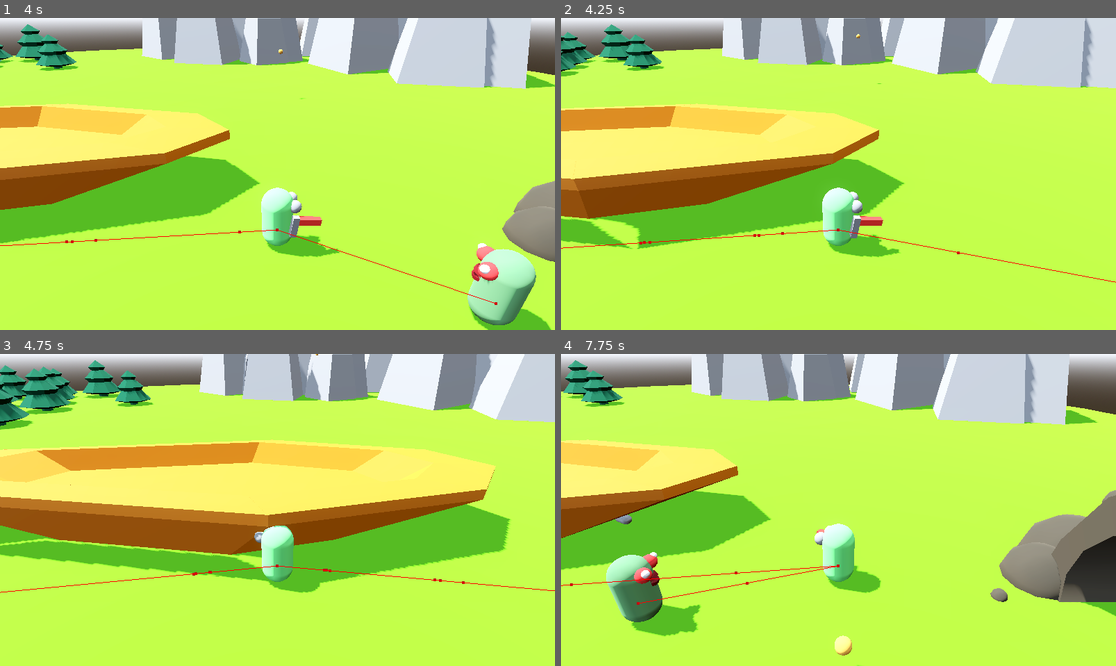
Above: before the commit, frames 1-4 (two rows, left to right).
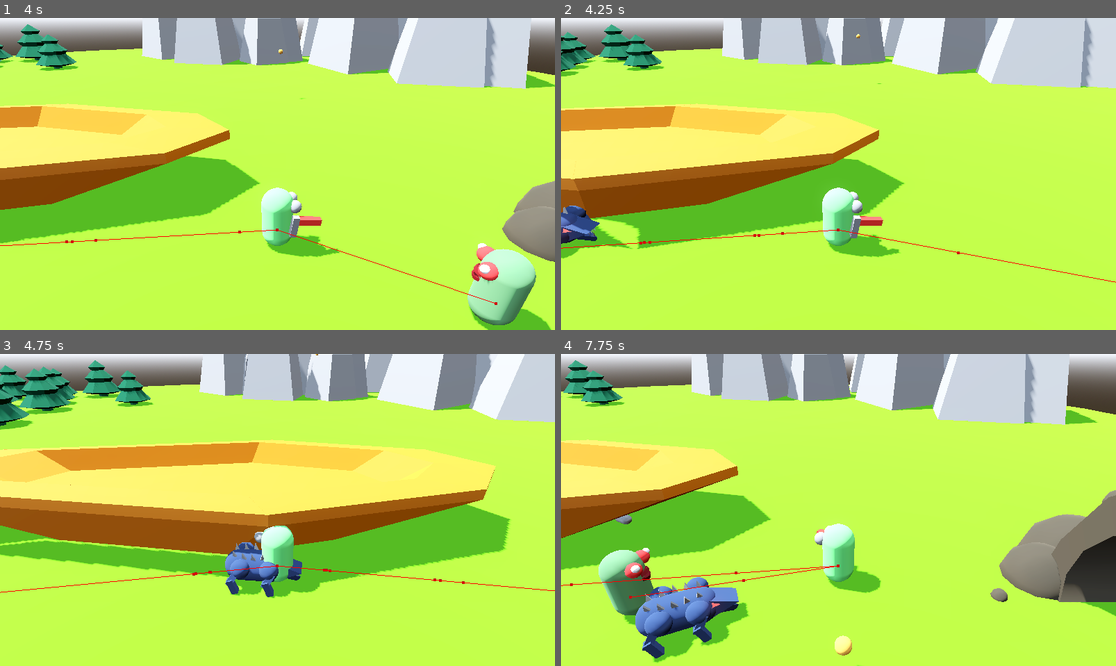
Above: after the commit, the same moments.

Repository: pithyjam-stack/zeppelins_and_zombies_jps
Game: Godot game, scene res://scenes/levels/level_grassy.tscn
Same seed, same stepped clock (60 frames per second), same inputs: the game is played once before the commit and once after it.
Inputs (mouse positions are in pixels of both pictures, inside the frame that each line leads up to):
- Up to frame 1 (4 s): move the mouse to (399, 158) at 0.52 s; hold D (move_right) 0.53-1.28 s; tap E (interact) at 0.6, 2.1, 3.6 s; tap Space (move_jump) at 0.77, 1.52, 3.02, 3.77 s; move the mouse to (166, 189) at 1.27 s; hold S (move_backward) 1.28-2.03 s; click (166, 189) at 1.35 s; move the mouse to (333, 105) at 2.02 s; hold D (move_right) 2.03-2.78 s; move the mouse to (249, 236) at 2.77 s; hold W (move_forward) 2.78-3.53 s; click (249, 236) at 2.85 s; move the mouse to (444, 220) at 3.52 s; hold A (move_left) from 3.53 s (still down)
- Up to frame 2 (4.25 s): keep holding A (move_left)
- Up to frame 3 (4.75 s): keep holding A (move_left); move the mouse to (111, 463) at 4.27 s; click (111, 463) at 4.35 s; tap Space (move_jump) at 4.52 s
- Up to frame 4 (7.75 s): move the mouse to (866, 510) at 5.02 s; release A (move_left) at 5.03 s; hold S (move_backward) 5.03-5.78 s; tap E (interact) at 5.1, 6.6 s; move the mouse to (755, 432) at 5.77 s; hold D (move_right) 5.78-6.53 s; click (755, 432) at 5.85 s; tap Space (move_jump) at 6.02, 6.77, 7.52 s; move the mouse to (960, 494) at 6.52 s; hold W (move_forward) 6.53-7.28 s; move the mouse to (727, 525) at 7.27 s; hold D (move_right) from 7.28 s (still down); click (727, 525) at 7.35 s

Frame 1 is identical in both runs. In frame 2, 0.8% of the frame differs, in the area x 0-8%, y 60-78%; in frame 3, 1.4%; in frame 4, 4.9%, in the area x 6-50%, y 62-100%.

Commit message:
Implement beast enemy

Diff:
--- /dev/null
+++ b/materials/beast_mat.tres
@@ -0,0 +1,4 @@
+[gd_resource type="StandardMaterial3D" format=3 uid="uid://corwsmjeloxqj"]
+
+[resource]
+albedo_color = Color(0.1716, 0.23711999, 0.39, 1)
--- /dev/null
+++ b/scenes/enemies/beast.gd
@@ -0,0 +1 @@
+extends Zombie
--- /dev/null
+++ b/scenes/enemies/beast.tscn
@@ -0,0 +1,261 @@
+[gd_scene format=3 uid="uid://ce7m6xiof1hb6"]
+
+[ext_resource type="PackedScene" uid="uid://dgqo3lt6tn58d" path="res://scenes/player/health_component.tscn" id="1_1o7wf"]
+[ext_resource type="Script" uid="uid://djsialuns27v8" path="res://scenes/enemies/beast.gd" id="1_mi8ht"]
+[ext_resource type="Material" uid="uid://corwsmjeloxqj" path="res://materials/beast_mat.tres" id="2_kby84"]
+[ext_resource type="PackedScene" uid="uid://cu3n4m4et8t3q" path="res://scenes/enemies/area_attack.tscn" id="3_citb0"]
+
+[sub_resource type="CapsuleShape3D" id="CapsuleShape3D_mi8ht"]
+
+[sub_resource type="SphereMesh" id="SphereMesh_xl3qt"]
+radius = 0.01
+height = 0.15
+
+[sub_resource type="BoxMesh" id="BoxMesh_kby84"]
+material = ExtResource("2_kby84")
+size = Vector3(0.2, 0.5, 0.2)
+
+[sub_resource type="BoxMesh" id="BoxMesh_citb0"]
+material = ExtResource("2_kby84")
+size = Vector3(0.2, 0.5, 0.2)
+
+[sub_resource type="SphereMesh" id="SphereMesh_n13rj"]
+material = ExtResource("2_kby84")
+radius = 0.3
+height = 0.6
+radial_segments = 32
+rings = 16
+
+[sub_resource type="CapsuleMesh" id="CapsuleMesh_citb0"]
+material = ExtResource("2_kby84")
+
+[sub_resource type="PrismMesh" id="PrismMesh_n13rj"]
+material = ExtResource("2_kby84")
+size = Vector3(0.8, 1, 0.6)
+
+[sub_resource type="PrismMesh" id="PrismMesh_hq3mj"]
+material = ExtResource("2_kby84")
+size = Vector3(0.8, 1, 0.2)
+
+[sub_resource type="StandardMaterial3D" id="StandardMaterial3D_18ro0"]
+albedo_color = Color(0.83, 0, 0, 1)
+emission_enabled = true
+emission = Color(0.87, 0.03480002, 0.03480002, 1)
+emission_energy_multiplier = 10.0
+
+[sub_resource type="PrismMesh" id="PrismMesh_f3tqf"]
+material = SubResource("StandardMaterial3D_18ro0")
+size = Vector3(0.2, 0.5, 0.2)
+
+[sub_resource type="PrismMesh" id="PrismMesh_18ro0"]
+left_to_right = 0.3
+size = Vector3(0.2, 0.3, 0.05)
+
+[sub_resource type="CylinderShape3D" id="CylinderShape3D_bocyf"]
+height = 3.0
+radius = 0.75
+
+[node name="Beast" type="CharacterBody3D" unique_id=523339716 groups=["Enemy"]]
+script = ExtResource("1_mi8ht")
+damage = 5
+speed = 10.0
+
+[node name="CollisionShape3D" type="CollisionShape3D" parent="." unique_id=1484143956]
+transform = Transform3D(1, 0, 0, 0, -4.371139e-08, -1, 0, 1, -4.371139e-08, 0, 0, 0)
+shape = SubResource("CapsuleShape3D_mi8ht")
+
+[node name="ProtoModel" type="Node3D" parent="." unique_id=243465890]
+
+[node name="Teeth" type="Node3D" parent="ProtoModel" unique_id=765531765]
+
+[node name="Tooth" type="MeshInstance3D" parent="ProtoModel/Teeth" unique_id=1352736231]
+transform = Transform3D(1, 0, 0, 0, 0.8660254, -0.5, 0, 0.5, 0.8660254, -0.018234305, -0.30235958, 1.3906652)
+mesh = SubResource("SphereMesh_xl3qt")
+
+[node name="Tooth2" type="MeshInstance3D" parent="ProtoModel/Teeth" unique_id=656021258]
+transform = Transform3D(1, 0, 0, 0, 0.8660254, -0.5, 0, 0.5, 0.8660254, 0.023048595, -0.30235958, 1.3906652)
+mesh = SubResource("SphereMesh_xl3qt")
+
+[node name="Tooth3" type="MeshInstance3D" parent="ProtoModel/Teeth" unique_id=1250986723]
+transform = Transform3D(1, 0, 0, 0, 0.8660254, -0.5, 0, 0.5, 0.8660254, -0.03811434, -0.27395034, 1.3582951)
+mesh = SubResource("SphereMesh_xl3qt")
+
+[node name="Tooth4" type="MeshInstance3D" parent="ProtoModel/Teeth" unique_id=254060715]
+transform = Transform3D(1, 0, 0, 0, 0.8660254, -0.5, 0, 0.5, 0.8660254, 0.039644986, -0.27395034, 1.3582951)
+mesh = SubResource("SphereMesh_xl3qt")
+
+[node name="Tooth5" type="MeshInstance3D" parent="ProtoModel/Teeth" unique_id=793592543]
+transform = Transform3D(1, 0, 0, 0, 0.8660254, -0.5, 0, 0.5, 0.8660254, -0.053775646, -0.24330248, 1.3039641)
+mesh = SubResource("SphereMesh_xl3qt")
+
+[node name="Tooth6" type="MeshInstance3D" parent="ProtoModel/Teeth" unique_id=1897090211]
+transform = Transform3D(1, 0, 0, 0, 0.8660254, -0.5, 0, 0.5, 0.8660254, 0.05805525, -0.24330248, 1.3039641)
+mesh = SubResource("SphereMesh_xl3qt")
+
+[node name="Tooth7" type="MeshInstance3D" parent="ProtoModel/Teeth" unique_id=208538467]
+transform = Transform3D(-1, -7.5710346e-08, 4.371139e-08, 8.742278e-08, -0.8660254, 0.5, 0, 0.5, 0.8660254, 0.03831283, -0.05000709, 1.4496108)
+mesh = SubResource("SphereMesh_xl3qt")
+
+[node name="Tooth8" type="MeshInstance3D" parent="ProtoModel/Teeth" unique_id=71523029]
+transform = Transform3D(-1, -7.5710346e-08, 4.371139e-08, 8.742278e-08, -0.8660254, 0.5, 0, 0.5, 0.8660254, -0.039180726, -0.05000709, 1.4496108)
+mesh = SubResource("SphereMesh_xl3qt")
+
+[node name="Tooth9" type="MeshInstance3D" parent="ProtoModel/Teeth" unique_id=1889718502]
+transform = Transform3D(-1, -7.5710346e-08, 4.371139e-08, 8.742278e-08, -0.8660254, 0.5, 0, 0.5, 0.8660254, 0.07140334, -0.05319999, 1.428288)
+mesh = SubResource("SphereMesh_xl3qt")
+
+[node name="Tooth10" type="MeshInstance3D" parent="ProtoModel/Teeth" unique_id=1570743816]
+transform = Transform3D(-1, -7.5710346e-08, 4.371139e-08, 8.742278e-08, -0.8660254, 0.5, 0, 0.5, 0.8660254, -0.07808164, -0.05319999, 1.428288)
+mesh = SubResource("SphereMesh_xl3qt")
+
+[node name="Tooth11" type="MeshInstance3D" parent="ProtoModel/Teeth" unique_id=872737138]
+transform = Transform3D(-1, -7.5710346e-08, 4.371139e-08, 8.742278e-08, -0.8660254, 0.5, 0, 0.5, 0.8660254, 0.11510511, -0.08384786, 1.373957)
+mesh = SubResource("SphereMesh_xl3qt")
+
+[node name="Tooth12" type="MeshInstance3D" parent="ProtoModel/Teeth" unique_id=539961629]
+transform = Transform3D(-1, -7.5710346e-08, 4.371139e-08, 8.742278e-08, -0.8660254, 0.5, 0, 0.5, 0.8660254, -0.11980957, -0.08384784, 1.373957)
+mesh = SubResource("SphereMesh_xl3qt")
+
+[node name="Legs" type="Node3D" parent="ProtoModel" unique_id=564785606]
+
+[node name="Leg" type="MeshInstance3D" parent="ProtoModel/Legs" unique_id=752883245]
+transform = Transform3D(0.9659258, -0.22414386, 0.12940952, 0.25881904, 0.83651626, -0.4829629, 0, 0.5, 0.8660254, 0.70000005, 0, 0.5)
+mesh = SubResource("BoxMesh_kby84")
+
+[node name="Leg5" type="MeshInstance3D" parent="ProtoModel/Legs" unique_id=90048233]
+transform = Transform3D(1.0000001, 2.9802322e-08, 2.2351742e-08, -9.578282e-09, 0.9396926, 0.3420201, 1.1414952e-08, -0.34202012, 0.93969274, 0.76448005, -0.25, 0.5)
+mesh = SubResource("BoxMesh_kby84")
+
+[node name="Leg6" type="MeshInstance3D" parent="ProtoModel/Legs" unique_id=1758706649]
+transform = Transform3D(1.0000001, 2.9802322e-08, 2.2351742e-08, -9.578282e-09, 0.9396926, 0.3420201, 1.1414952e-08, -0.34202012, 0.93969274, -0.76894647, -0.25, 0.5)
+mesh = SubResource("BoxMesh_kby84")
+
+[node name="Leg4" type="MeshInstance3D" parent="ProtoModel/Legs" unique_id=597318390]
+transform = Transform3D(0.9659258, 0.22414388, -0.1294095, -0.25881898, 0.83651626, -0.48296294, -2.2097868e-08, 0.5, 0.8660254, -0.70000005, 0, 0.5)
+mesh = SubResource("BoxMesh_citb0")
+
+[node name="Leg2" type="MeshInstance3D" parent="ProtoModel/Legs" unique_id=436526827]
+transform = Transform3D(0.9659258, -0.22414386, 0.12940952, 0.25881904, 0.83651626, -0.4829629, 0, 0.5, 0.8660254, 0.70000005, 0, -0.6)
+mesh = SubResource("BoxMesh_kby84")
+
+[node name="Leg7" type="MeshInstance3D" parent="ProtoModel/Legs" unique_id=553023217]
+transform = Transform3D(1.0000001, 2.9802322e-08, 2.2351742e-08, -9.578282e-09, 0.9396926, 0.3420201, 1.1414952e-08, -0.34202012, 0.93969274, 0.76448005, -0.25, -0.6)
+mesh = SubResource("BoxMesh_kby84")
+
+[node name="Leg8" type="MeshInstance3D" parent="ProtoModel/Legs" unique_id=1234011426]
+transform = Transform3D(1.0000001, 2.9802322e-08, 2.2351742e-08, -9.578282e-09, 0.9396926, 0.3420201, 1.1414952e-08, -0.34202012, 0.93969274, -0.76894647, -0.25, -0.6)
+mesh = SubResource("BoxMesh_kby84")
+
+[node name="Leg9" type="MeshInstance3D" parent="ProtoModel/Legs" unique_id=2040826612]
+transform = Transform3D(0.9659258, 0.22414388, -0.1294095, -0.25881898, 0.83651626, -0.48296294, -2.2097868e-08, 0.5, 0.8660254, -0.70000005, 0, -0.6)
+mesh = SubResource("BoxMesh_citb0")
+
+[node name="MeshInstance3D" type="MeshInstance3D" parent="ProtoModel/Legs" unique_id=83529017]
+transform = Transform3D(1, 0, 0, 0, 1, 0, 0, 0, 1, -0.5, 0.20000002, -0.4)
+mesh = SubResource("SphereMesh_n13rj")
+
+[node name="MeshInstance3D2" type="MeshInstance3D" parent="ProtoModel/Legs" unique_id=1843173431]
+transform = Transform3D(1, 0, 0, 0, 1, 0, 0, 0, 1, 0.5, 0.20000002, -0.4)
+mesh = SubResource("SphereMesh_n13rj")
+
+[node name="MeshInstance3D3" type="MeshInstance3D" parent="ProtoModel/Legs" unique_id=1807286465]
+transform = Transform3D(1, 0, 0, 0, 1, 0, 0, 0, 1, -0.5, 0.20000002, 0.5)
+mesh = SubResource("SphereMesh_n13rj")
+
+[node name="MeshInstance3D4" type="MeshInstance3D" parent="ProtoModel/Legs" unique_id=292747919]
+transform = Transform3D(1, 0, 0, 0, 1, 0, 0, 0, 1, 0.5, 0.20000002, 0.5)
+mesh = SubResource("SphereMesh_n13rj")
+
+[node name="Node3D" type="Node3D" parent="ProtoModel" unique_id=1863752297]
+
+[node name="MeshInstance3D" type="MeshInstance3D" parent="ProtoModel/Node3D" unique_id=1590494012]
+transform = Transform3D(1, 0, 0, 0, -4.371139e-08, -1, 0, 1, -4.371139e-08, 0, 0, 0)
+mesh = SubResource("CapsuleMesh_citb0")
+skeleton = NodePath("../..")
+
+[node name="MeshInstance3D2" type="MeshInstance3D" parent="ProtoModel/Node3D" unique_id=983675267]
+transform = Transform3D(-4.371139e-08, -4.371139e-08, -1, -1, 1.9106855e-15, 4.371139e-08, 0, 1, -4.371139e-08, 0, 0, 1)
+mesh = SubResource("PrismMesh_n13rj")
+skeleton = NodePath("../..")
+
+[node name="MeshInstance3D3" type="MeshInstance3D" parent="ProtoModel/Node3D" unique_id=869866934]
+transform = Transform3D(-1, 3.821371e-15, 8.742278e-08, 7.5710346e-08, -0.49999997, 0.8660254, 4.371139e-08, 0.8660254, 0.49999997, 0, -0.2, 1)
+mesh = SubResource("PrismMesh_hq3mj")
+skeleton = NodePath("../..")
+
+[node name="MeshInstance3D4" type="MeshInstance3D" parent="ProtoModel/Node3D" unique_id=1683398079]
+transform = Transform3D(0.46129543, -0.14434546, -0.87542593, -0.87542605, -0.2345697, -0.42261824, -0.14434545, 0.9613227, -0.23456967, 0.20000002, 0.08799104, 1)
+mesh = SubResource("PrismMesh_f3tqf")
+skeleton = NodePath("../..")
+
+[node name="MeshInstance3D5" type="MeshInstance3D" parent="ProtoModel/Node3D" unique_id=1709447462]
+transform = Transform3D(-0.51328886, 0.19010535, -0.8368957, -0.85165733, -0.23315768, 0.46937934, -0.1058971, 0.95367587, 0.2815818, -0.19999999, 0.08799104, 1)
+mesh = SubResource("PrismMesh_f3tqf")
+skeleton = NodePath("../..")
+
+[node name="MeshInstance3D6" type="MeshInstance3D" parent="ProtoModel/Node3D" unique_id=2084385275]
+transform = Transform3D(-0.17364824, 0.254887, -0.9512513, 1.13133405e-08, 0.96592593, 0.25881907, 0.9848077, 0.044943456, -0.1677313, 0.2, 0.5, 0.6)
+mesh = SubResource("PrismMesh_18ro0")
+skeleton = NodePath("../..")
+
+[node name="MeshInstance3D7" type="MeshInstance3D" parent="ProtoModel/Node3D" unique_id=1486079496]
+transform = Transform3D(-0.2588191, 0.25000003, -0.9330128, 1.13133405e-08, 0.96592593, 0.25881907, 0.9659258, 0.0669873, -0.25000003, 0.24299641, 0.5, 0.3)
+mesh = SubResource("PrismMesh_18ro0")
+skeleton = NodePath("../..")
+
+[node name="MeshInstance3D8" type="MeshInstance3D" parent="ProtoModel/Node3D" unique_id=262965887]
+transform = Transform3D(-4.222196e-08, 0.25881904, -0.9659258, 1.131334e-08, 0.9659258, 0.25881904, 1, 0, -4.371139e-08, 0.3, 0.5, 0)
+mesh = SubResource("PrismMesh_18ro0")
+skeleton = NodePath("../..")
+
+[node name="MeshInstance3D9" type="MeshInstance3D" parent="ProtoModel/Node3D" unique_id=2095010533]
+transform = Transform3D(0.25881904, 0.25000003, -0.9330128, 1.13133405e-08, 0.96592593, 0.25881907, 0.9659258, -0.0669873, 0.24999996, 0.24299641, 0.5, -0.3)
+mesh = SubResource("PrismMesh_18ro0")
+skeleton = NodePath("../..")
+
+[node name="MeshInstance3D10" type="MeshInstance3D" parent="ProtoModel/Node3D" unique_id=106442920]
+transform = Transform3D(0.17364815, 0.254887, -0.9512513, 1.13133405e-08, 0.96592593, 0.25881907, 0.9848077, -0.044943456, 0.16773121, 0.2, 0.5, -0.6)
+mesh = SubResource("PrismMesh_18ro0")
+skeleton = NodePath("../..")
+
+[node name="MeshInstance3D11" type="MeshInstance3D" parent="ProtoModel/Node3D" unique_id=1319340802]
+transform = Transform3D(0.0871557, -0.2578342, -0.9622503, -1.13133405e-08, 0.96592593, -0.25881907, 0.9961947, 0.022557564, 0.08418593, -0.2, 0.5, 0.6)
+mesh = SubResource("PrismMesh_18ro0")
+skeleton = NodePath("../..")
+
+[node name="MeshInstance3D12" type="MeshInstance3D" parent="ProtoModel/Node3D" unique_id=1502095941]
+transform = Transform3D(0.25881904, -0.25000003, -0.9330128, -1.13133405e-08, 0.96592593, -0.25881907, 0.9659258, 0.0669873, 0.24999996, -0.26314598, 0.5, 0.3)
+mesh = SubResource("PrismMesh_18ro0")
+skeleton = NodePath("../..")
+
+[node name="MeshInstance3D13" type="MeshInstance3D" parent="ProtoModel/Node3D" unique_id=2068444809]
+transform = Transform3D(-4.222196e-08, -0.25881904, -0.9659258, -1.131334e-08, 0.9659258, -0.25881904, 1, 0, -4.371139e-08, -0.3, 0.5, 0)
+mesh = SubResource("PrismMesh_18ro0")
+skeleton = NodePath("../..")
+
+[node name="MeshInstance3D14" type="MeshInstance3D" parent="ProtoModel/Node3D" unique_id=2047359167]
+transform = Transform3D(-0.2588191, -0.25000003, -0.9330128, -1.13133405e-08, 0.96592593, -0.25881907, 0.9659258, -0.0669873, -0.25000003, -0.26928836, 0.5, -0.3)
+mesh = SubResource("PrismMesh_18ro0")
+skeleton = NodePath("../..")
+
+[node name="MeshInstance3D15" type="MeshInstance3D" parent="ProtoModel/Node3D" unique_id=556607423]
+transform = Transform3D(-0.2588191, -0.25000003, -0.9330128, -1.13133405e-08, 0.96592593, -0.25881907, 0.9659258, -0.0669873, -0.25000003, -0.2, 0.5, -0.6)
+mesh = SubResource("PrismMesh_18ro0")
+skeleton = NodePath("../..")
+
+[node name="PlayerDetector" type="ShapeCast3D" parent="ProtoModel" unique_id=1594731179]
+transform = Transform3D(1, 0, 0, 0, 1, 0, 0, 0, 1, 0, 0, 0.5)
+shape = SubResource("CylinderShape3D_bocyf")
+target_position = Vector3(0, 1, 1.5)
+collision_mask = 4
+
+[node name="AreaAttack" parent="ProtoModel" unique_id=688239943 instance=ExtResource("3_citb0")]
+transform = Transform3D(1, 0, 0, 0, 1, 0, 0, 0, 1, 0, 0.5, 2)
+
+[node name="HealthComponent" parent="." unique_id=263350021 instance=ExtResource("1_1o7wf")]
+
+[node name="NavigationAgent3D" type="NavigationAgent3D" parent="." unique_id=2100343566]
+avoidance_enabled = true
+
+[connection signal="defeat" from="HealthComponent" to="." method="_on_health_component_defeat"]
+[connection signal="velocity_computed" from="NavigationAgent3D" to="." method="_on_navigation_agent_3d_velocity_computed"]
--- a/scenes/levels/level_grassy.tscn
+++ b/scenes/levels/level_grassy.tscn
@@ -10,6 +10,7 @@
 [ext_resource type="PackedScene" uid="uid://ccfsg66w7eqvk" path="res://scenes/enemies/zombie.tscn" id="8_jeyjv"]
 [ext_resource type="PackedScene" uid="uid://b6wv1i1ga6cfj" path="res://scenes/enemies/half_zombie.tscn" id="9_jeyjv"]
 [ext_resource type="PackedScene" uid="uid://dud5esie6t4yg" path="res://scenes/enemies/tall_shieldling.tscn" id="10_b02b2"]
+[ext_resource type="PackedScene" uid="uid://ce7m6xiof1hb6" path="res://scenes/enemies/beast.tscn" id="11_p1cwy"]
 
 [sub_resource type="NavigationMesh" id="NavigationMesh_68ygf"]
 vertices = PackedVector3Array(-41.75, 0.5, 3.75, -41, 0.5, 2.75, -41.75, 0.5, 2.25, -44.25, 0.5, 2.5, -44, 0.5, 12, -42 …(3000 unchanged characters)…
@@ -345,3 +346,6 @@
 
 [node name="TallShieldling" parent="Enemies" unique_id=1019572460 instance=ExtResource("10_b02b2")]
 transform = Transform3D(1, 0, 0, 0, 1, 0, 0, 0, 1, -30, 1.5000005, 28)
+
+[node name="CharacterBody3D" parent="Enemies" unique_id=523339716 instance=ExtResource("11_p1cwy")]
+transform = Transform3D(1, 0, 0, 0, 1, 0, 0, 0, 1, -35.6, 0.50000024, 6.5)
Not shown, added: scenes/enemies/beast.gd.uid
